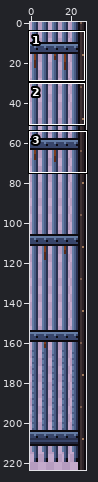
One commit to this pixel-art file: assets/source/props/floor01/dfx_gate.ase. The picture above shows the old version from afar; the outline marks the close-up.
Close-up. Before the edit:
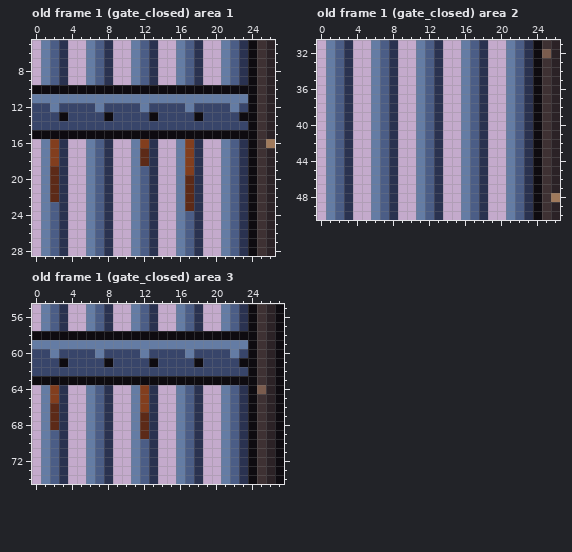
28x224 pixels, 2 frames. Shown: old frame 1 (gate_closed) area 1: x 0..26, y 5..28; old frame 1 (gate_closed) area 2: x 0..26, y 31..50; old frame 1 (gate_closed) area 3: x 0..27, y 55..74. The commit also changed other frames or places, which this record leaves out.
New version:
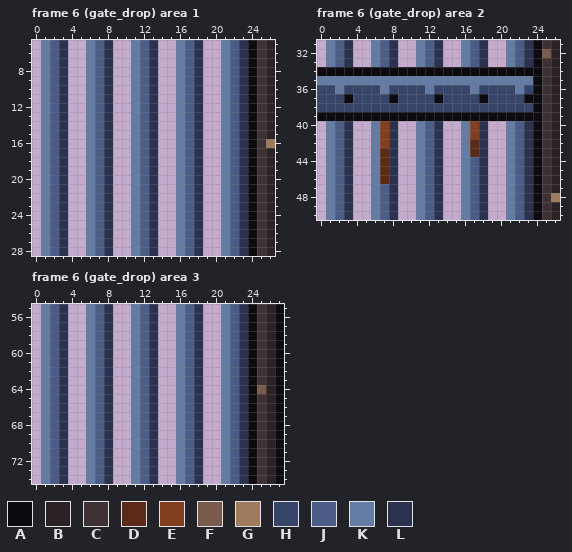
Palette (. is transparent): A #0e0b10  B #2b2226  C #3e3133  D #5c2a18  E #823e1e  F #7a5c4e  G #a07a5c  H #38456a  J #4b5d86  K #647ca4  L #2a3250
A new or re-ordered frame is compared with the old frame closest to it.
From old to new:
frames 2 -> 6
Changed rows in their new state; - is an unchanged pixel.
Frame 6 (gate_drop) area 1 is new; against old frame 1 (gate_closed):
first column x 0:
10 .KJL..KJL..KJL..KJL..KJL
11 .-JL..-JL..-JL..-JL..-JL
12 .KJL..KJL..KJL..KJL..KJL
13 .KJL..KJL..KJL..KJL..KJL
14 .KJL..KJL..KJL..KJL..KJL
15 .KJL..KJL..KJL..KJL..KJL
16 --J---------J----J------
17 --J---------J----J------
18 --J---------J----J------
19 --J--------------J------
20 --J--------------J------
21 --J--------------J------
22 --J--------------J------
23 -----------------J------
Frame 6 (gate_drop) area 2 is new; against old frame 1 (gate_closed):
first column x 0:
34 AAAAAAAAAAAAAAAAAAAAAAAA
35 K-KKKK-KKKK-KKKK-KKKK-KK
36 HHKHHHHKHHHHKHHHHKHHHHKH
37 HHHAHHHHAHHHHAHHHHAHHHHA
38 HHHHHHHHHHHHHHHHHHHHHHHH
39 AAAAAAAAAAAAAAAAAAAAAAAA
40 -------E---------E------
41 -------E---------E------
42 -------E---------D------
43 -------D---------D------
44 -------D----------------
45 -------D----------------
46 -------D----------------
Frame 6 (gate_drop) area 3 is new; against old frame 1 (gate_closed):
first column x 0:
58 .KJL..KJL..KJL..KJL..KJL
59 .-JL..-JL..-JL..-JL..-JL
60 .KJL..KJL..KJL..KJL..KJL
61 .KJL..KJL..KJL..KJL..KJL
62 .KJL..KJL..KJL..KJL..KJL
63 .KJL..KJL..KJL..KJL..KJL
64 --J---------J-----------
65 --J---------J-----------
66 --J---------J-----------
67 --J---------J-----------
68 --J---------J-----------
69 ------------J-----------
Where, in picture pixels (left, top, right, bottom), the same in both close-ups:
changed: (32, 85, 248, 211)
changed: (317, 67, 533, 184)
changed: (32, 331, 248, 439)
